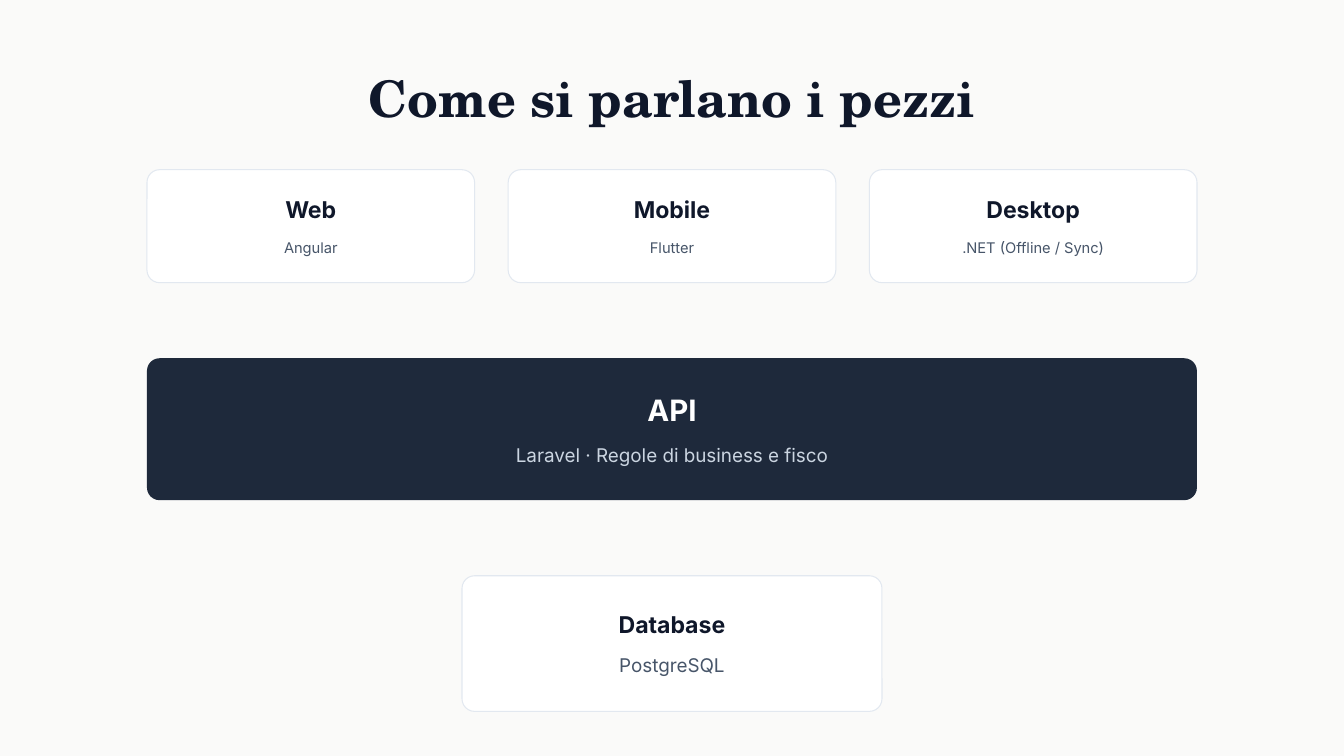
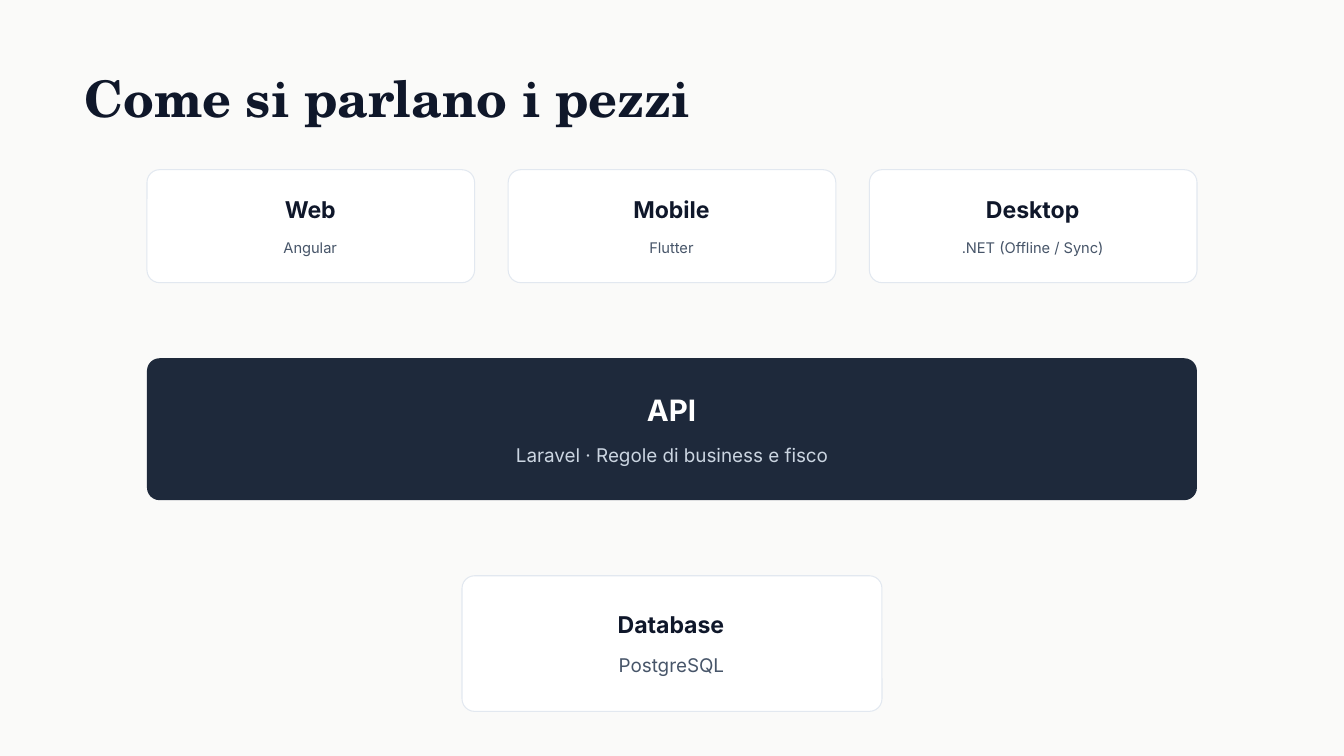
Before and after one commit to FatturaFacile/assets, a slide deck: slide 5 of docs/FatturaFacile - Il progetto e come contribuire/FatturaFacile - Il progetto e come contribuire.pptx. Drawn at 1344x756 pixels with LibreOffice and Linux fonts; fonts in the diff are those of the drawing; background and template pictures are left out. Boxes give left, top, right and bottom in pixels: in the first picture for what was removed or moved away, otherwise in the second. Text is boxed around its words. In the diff, an @@ line names an element or a change of style, - is before the commit and + after.

Commit message:
docs: font statici (Inter, Merriweather Bold), presentazione senza font incorporati e impaginazione corretta

```diff
--- a/docs/FatturaFacile - Il progetto e come contribuire/FatturaFacile - Il progetto e come contribuire.pptx
+++ b/docs/FatturaFacile - Il progetto e come contribuire/FatturaFacile - Il progetto e come contribuire.pptx
@@ text "Come si parlano i pezzi": place and size @@
-text "Come si parlano i pezzi" at <box>369,80,975,127</box>
+text "Come si parlano i pezzi" at <box>84,80,690,127</box>
@@ text "Come si parlano i pezzi" at <box>84,80,690,127</box>: alignment centre to left @@
```
Also in this commit, not shown: 17 other slides changed, 5 other files.
